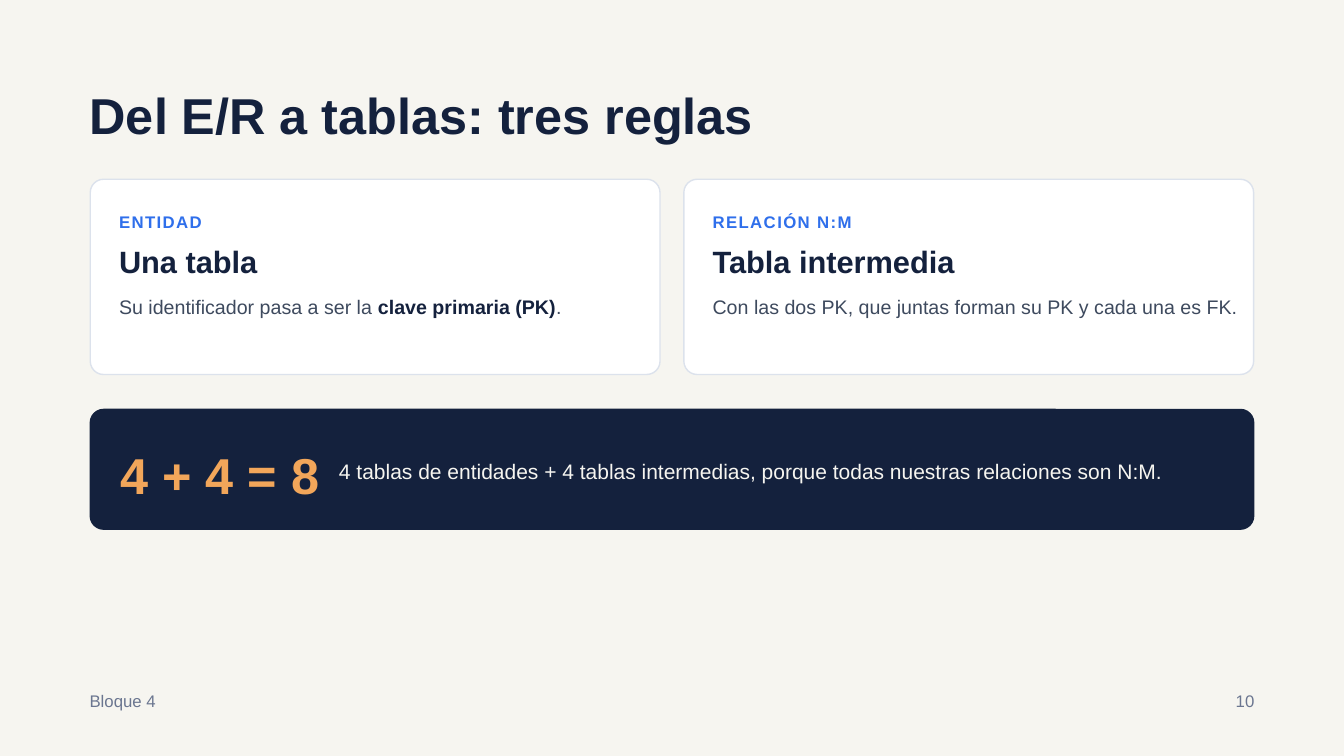
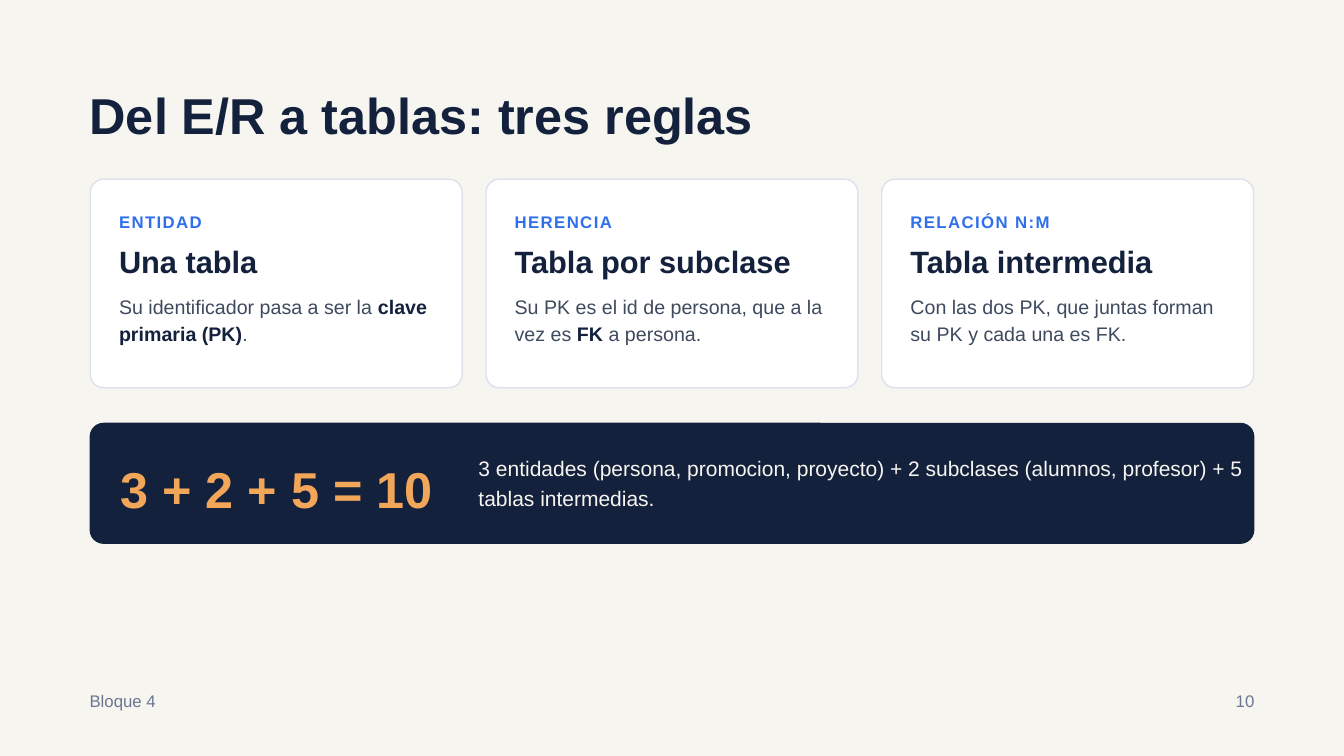
Before and after one commit to palejandra1111-dotcom/ProyectoGrupal-BBDD, a slide deck: slide 10 of docs/Presentacion.pptx. Drawn at 1344x756 pixels with LibreOffice and Linux fonts; fonts in the diff are those of the drawing. Boxes give left, top, right and bottom in pixels: in the first picture for what was removed or moved away, otherwise in the second. Text is boxed around its words. In the diff, an @@ line names an element or a change of style, - is before the commit and + after.

```diff
--- a/docs/Presentacion.pptx
+++ b/docs/Presentacion.pptx
@@ rounded rectangle: place and size @@
-rounded rectangle at <box>91,179,660,375</box>
+rounded rectangle at <box>91,179,463,388</box>
@@ rounded rectangle at <box>91,179,463,388</box>: proportions changed @@
@@ rounded rectangle at <box>486,179,858,388</box>: proportions changed @@
@@ rounded rectangle: place and size @@
-rounded rectangle at <box>684,179,1253,375</box>
+rounded rectangle at <box>486,179,858,388</box>
@@ rounded rectangle: place and size @@
-rounded rectangle at <box>90,409,1255,530</box>
+rounded rectangle at <box>882,179,1254,388</box>
@@ rounded rectangle at <box>882,179,1254,388</box>: fill #14213D to #FFFFFF; outline none to #DCE2EC 1 pt; proportions changed @@
@@ text "RELACIÓN N:M": place and size @@
-text "RELACIÓN N:M" at <box>713,214,851,228</box>
+text "RELACIÓN N:M" at <box>910,214,1049,228</box>
@@ text added at <box>515,216,612,228</box>, 12 pt, text #2F6FEB, bold @@
+HERENCIA
@@ text added at <box>515,250,791,279</box>, 22 pt, text #14213D, bold @@
+Tabla por subclase
@@ text "Tabla intermedia": place and size @@
-text "Tabla intermedia" at <box>713,250,954,274</box>
+text "Tabla intermedia" at <box>910,250,1152,274</box>
@@ text "Su identificador pasa a ser ..." rewrapped from <box>119,299,561,318</box> to <box>119,299,427,345</box> @@
@@ text added at <box>515,299,822,345</box>, 14 pt, text #3E4A5E @@
+Su PK es el id de persona, que a la vez es FK a persona.
@@ text "Con las dos PK, que ..." rewrapped from <box>713,299,1238,318</box> to <box>910,299,1214,345</box> @@
@@ rounded rectangle added at <box>90,422,1255,543</box>, fill #14213D, 36 pt, text #F2A65A, bold @@
+3 + 2 + 5 = 10
@@ text removed at <box>120,459,319,495</box> @@
-4 + 4 = 8
@@ text removed at <box>339,463,1161,484</box> @@
-4 tablas de entidades + 4 tablas intermedias, porque todas nuestras relaciones son N:M.
@@ text added at <box>478,460,1242,506</box>, 15 pt, text #F6F5F0 @@
+3 entidades (persona, promocion, proyecto) + 2 subclases (alumnos, profesor) + 5 tablas intermedias.
```
Also in this commit, not shown: 12 other slides changed, 1 slide added, 1 slide removed, 27 other files.
